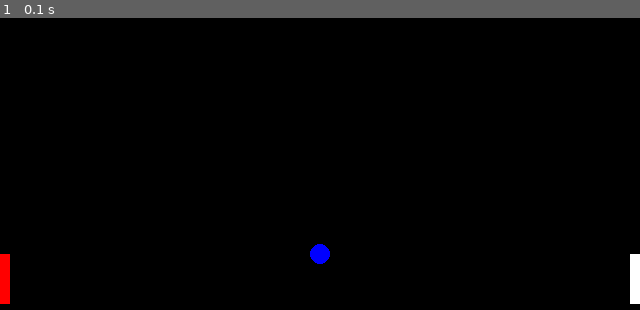
Above: before the commit, frame 1.
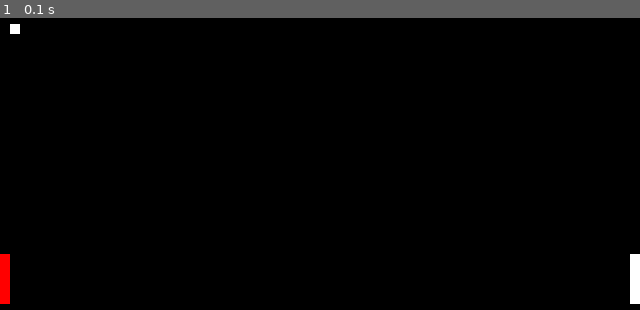
Above: after the commit, the same moment.

Repository: sd18spring/InteractiveProgramming
Game: pygame game, started from start.py
The game is run twice, just before and just after one commit, with the same random seed, the same clock (stepped at 60 frames per second) and the same inputs.
Inputs:
- Up to frame 1 (0.1 s): no input

The runs differ from the first frame. In frame 1, 0.2% of the frame differs, in the area x 1-52%, y 2-85%.

Commit message:
Swithced ball to square

Diff:
--- a/start.py
+++ b/start.py
@@ -41,7 +41,13 @@
                                      self.model.paddle2.y,
                                      self.model.paddle2.width,
                                      self.model.paddle2.height))
-        pygame.draw.circle(self.screen,pygame.Color(0,0,255),(int(self.model.puck.x),int(self.model.puck.y)),self.model.puck.r)
+        pygame.draw.rect(self.screen,
+                        pygame.Color(255, 255, 255),
+                        pygame.Rect(self.model.puck.height,
+                                    self.model.puck.w,
+                                    self.model.puck.x,
+                                    self.model.puck.y))
+
         pygame.display.update()
 
 class Model(object):
@@ -49,7 +55,7 @@
     def __init__(self, size):
         self.paddle = Paddle(50,10,0,240)
         self.paddle2=Paddle(50,10,630,240)
-        self.puck=Puck(10,10,320,240)
+        self.puck=Puck(10,10,10,10)
     def update(self):
         """ Update the game state (currently only tracking the paddle) """
         self.paddle.update()
@@ -83,12 +89,12 @@
                                                           self.y)
 class Puck(object):
     """ Encodes the state of the paddle in the game """
-    def __init__(self, r, width, x, y):
+    def __init__(self, height, width, x, y):
         """ Initialize a paddle with the specified height, width,
             and position (x,y) """
-        self.x = x
-        self.y = y
-        self.r=r
+        self.height=height
+        self.x=x
+        self.y=y
         self.w=width
         self.vx = 0.0
 
@@ -99,7 +105,7 @@
     def __str__(self):
         return "Puck x coordinate=%f, y coordinate=%f, radius=%f, width=%f" % (self.x,
                                                         self.y,
-                                                           self.r,
+                                                           self.height,
                                                           self.w)
 
 if __name__ == '__main__':
